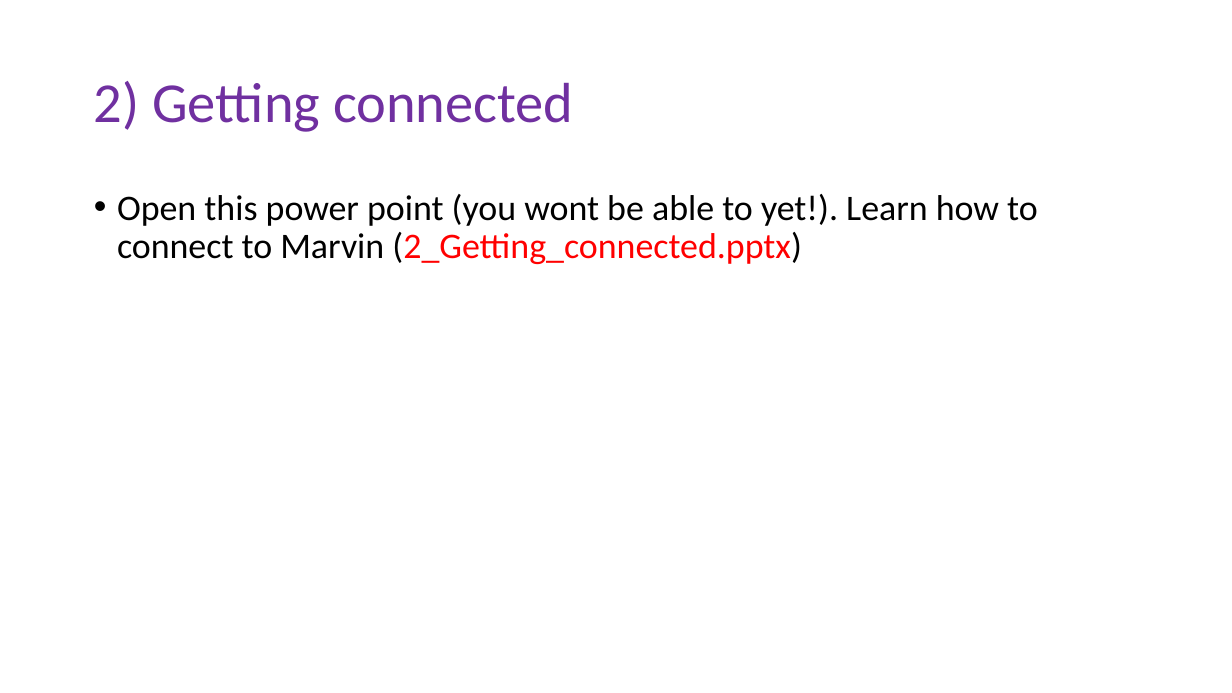
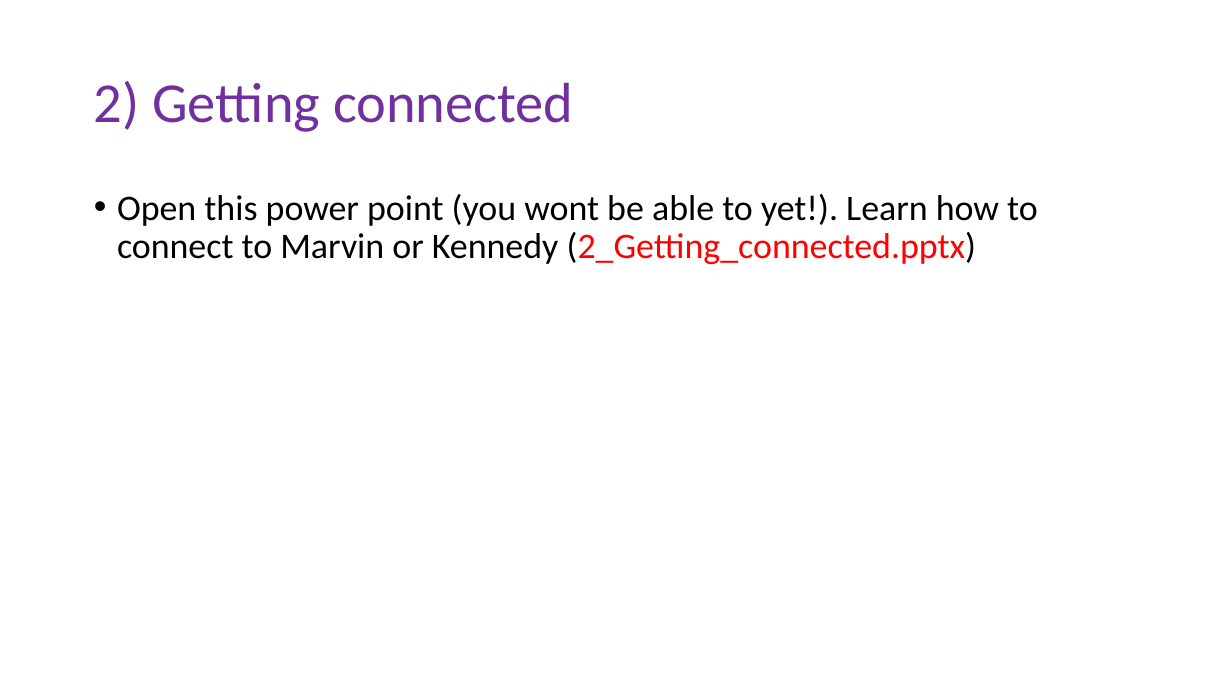
Before and after one commit to peterthorpe5/Msc_Digital_Health, a slide deck: slide 5 of powerpoint/1_ASSEMBLY_WORKSHOP.pptx. Drawn at 1232x693 pixels with LibreOffice and Linux fonts; fonts in the diff are those of the drawing. Boxes give left, top, right and bottom in pixels: in the first picture for what was removed or moved away, otherwise in the second. Text is boxed around its words. In the diff, an @@ line names an element or a change of style, - is before the commit and + after.

Commit message:
updates for Kennedy

```diff
--- a/powerpoint/1_ASSEMBLY_WORKSHOP.pptx
+++ b/powerpoint/1_ASSEMBLY_WORKSHOP.pptx
@@ text at <box>117,194,1038,264</box>: text changed @@
-• Open this power point (you wont be able to yet!). Learn how to connect to Marvin (2_Getting_connected.pptx)
+• Open this power point (you wont be able to yet!). Learn how to connect to Marvin or Kennedy (2_Getting_connected.pptx)
```
Also in this commit, not shown: 2 other slides changed, 14 other files.
